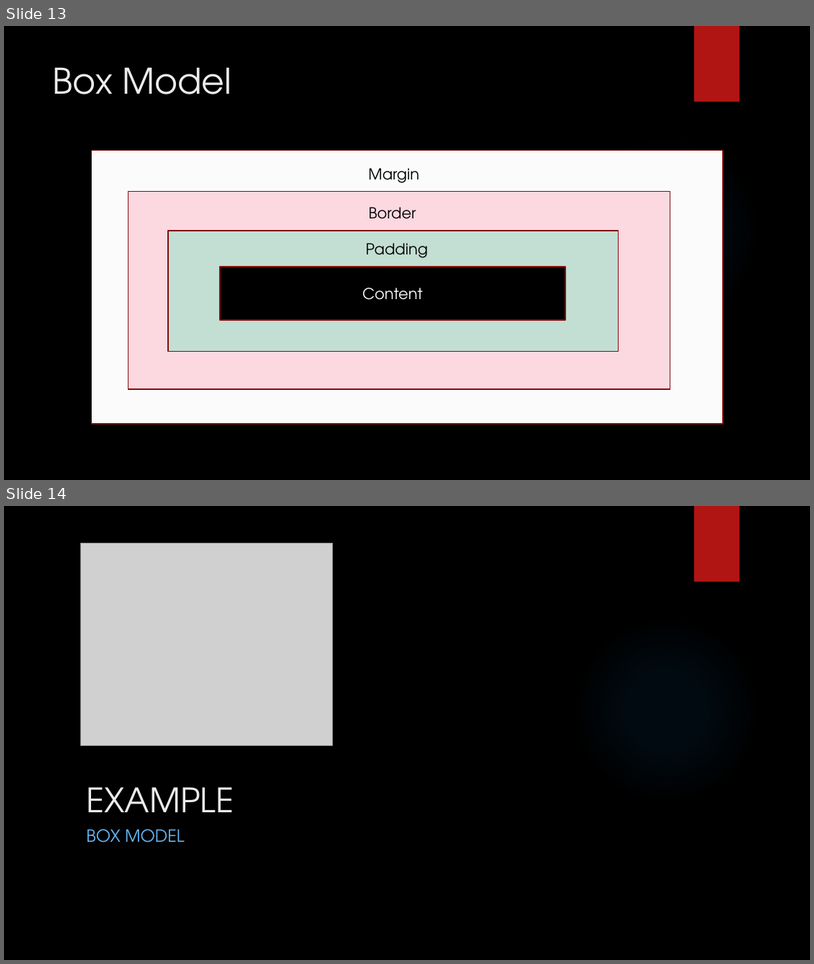
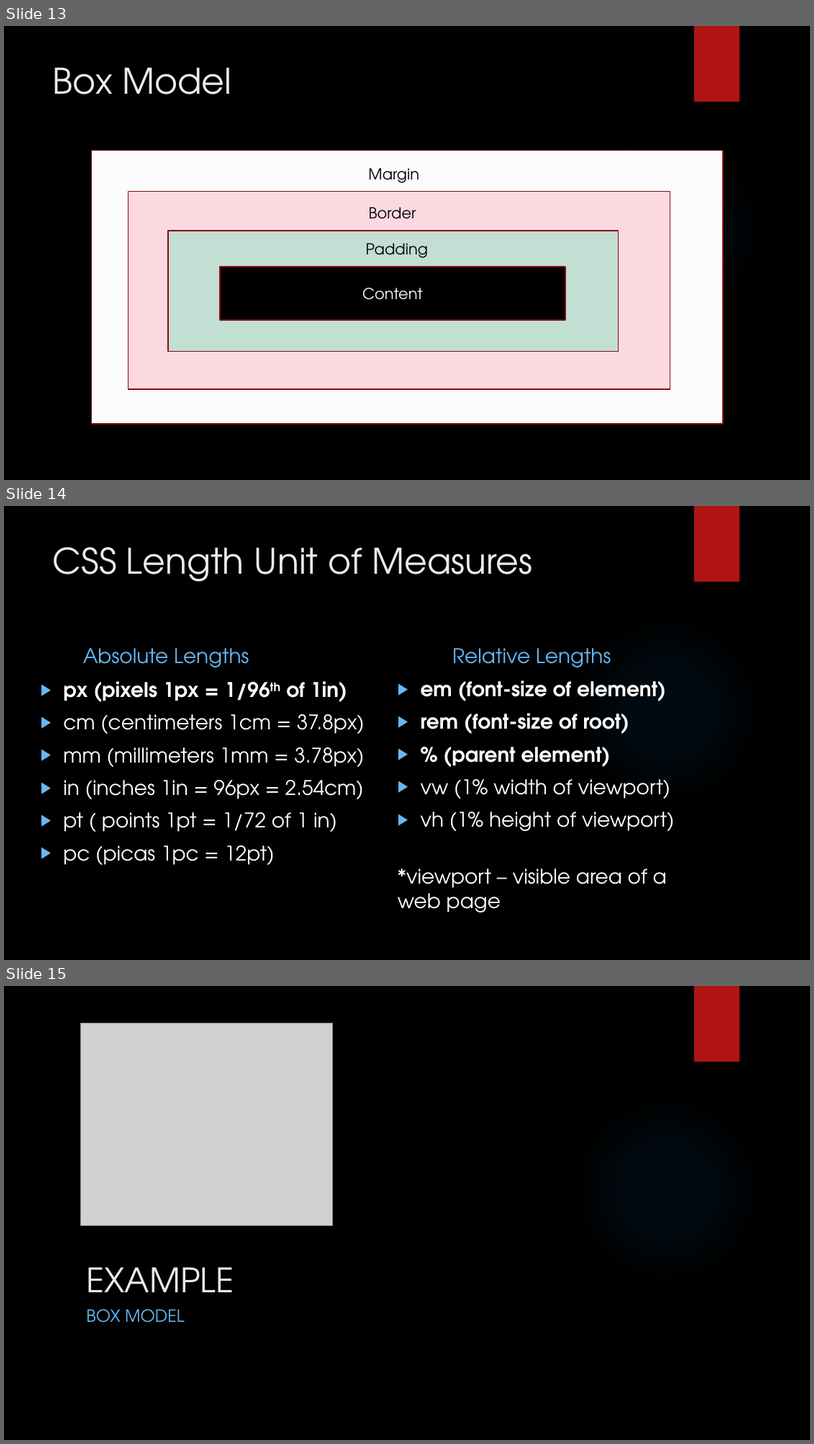
Before and after one commit to LogolsLLC/Logols-May2018, a slide deck: Slides/09_CSS_TrainingPlan.pptx. Shown one above the other, each under a label of ours: slides 13 and 14 before the commit, slides 13, 14 and 15 after it. The pictures are 814x964 and 814x1444 pixels, drawn with LibreOffice and Linux fonts; fonts in the diff are those of the drawing; grey boxes stand for pictures; background and template pictures are left out. Boxes give left, top, right and bottom in pixels: in the first picture for what was removed or moved away, otherwise in the second. Text is boxed around its words. In the diff, an @@ line names an element or a change of style, - is before the commit and + after.

```diff
--- a/Slides/09_CSS_TrainingPlan.pptx
+++ b/Slides/09_CSS_TrainingPlan.pptx
@@ slide 14 added at (4,506,810,960), background picture (left out); not listed: 2 template elements that a slide beside it also shows @@
@@ title added at (53,547,532,582), 42 pt, text #EBEBEB @@
+CSS Length Unit of Measures
@@ text added at (83,648,250,667), 24 pt, text #67B8F6 @@
+Absolute Lengths
@@ text added at (453,648,612,667), 24 pt, text #67B8F6 @@
+Relative Lengths
@@ text added at (63,681,365,865), 24 pt, text #FFFFFF @@
+▶ px (pixels 1px = 1/96th of 1in)
+▶ cm (centimeters 1cm = 37.8px)
+▶ mm (millimeters 1mm = 3.78px)
+▶ in (inches 1in = 96px = 2.54cm)
+▶ pt ( points 1pt = 1/72 of 1 in)
+▶ pc (picas 1pc = 12pt)
@@ text added at (398,680,675,912), 24 pt, text #FFFFFF @@
+▶ em (font-size of element)
+▶ rem (font-size of root)
+▶ % (parent element)
+▶ vw (1% width of viewport)
+▶ vh (1% height of viewport)
+*viewport – visible area of a web page
@@ what was slide 14 is now slide 15 @@
```
Also in this commit, not shown: 2 slides changed, 2 slides removed, 44 other files.
